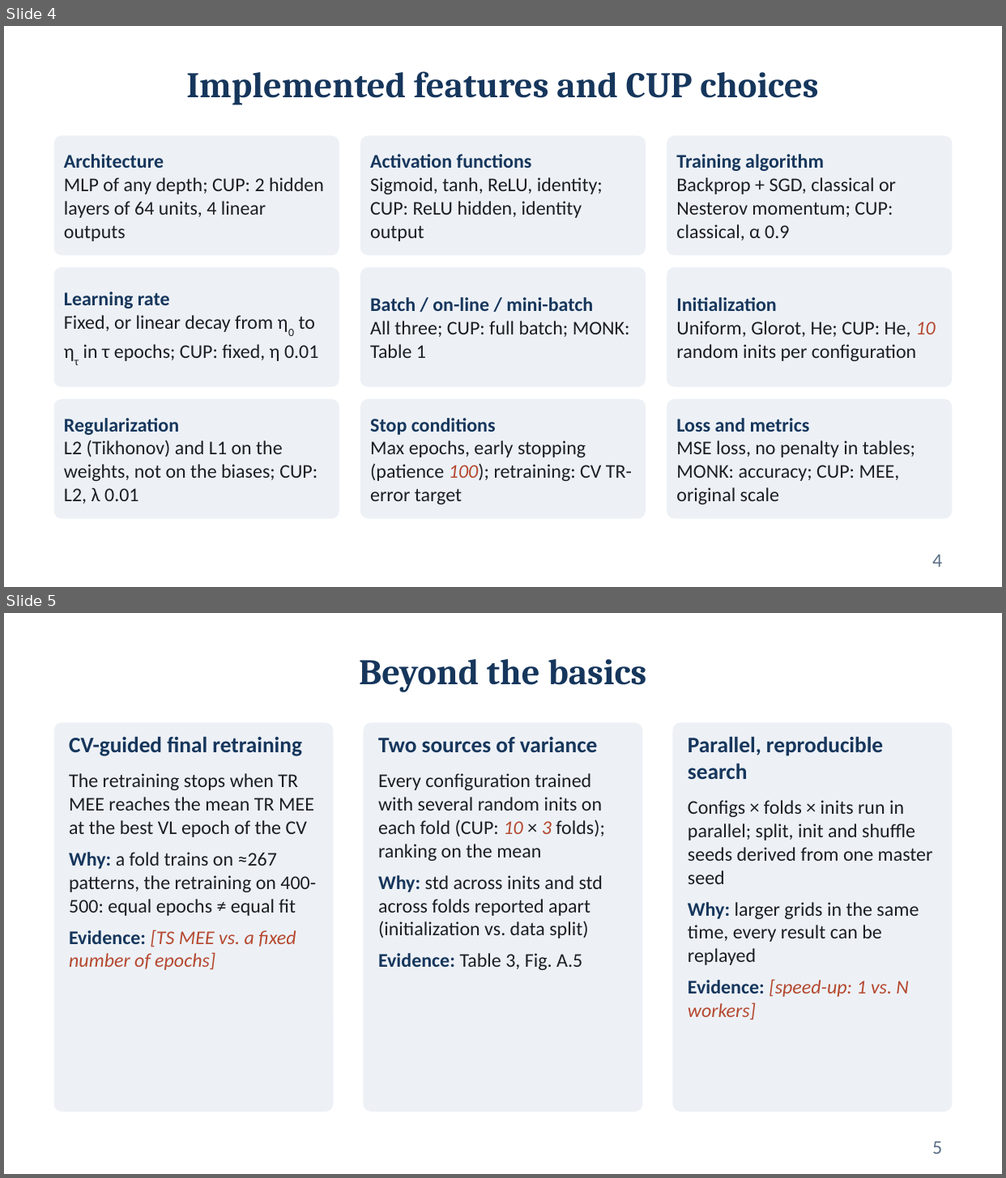
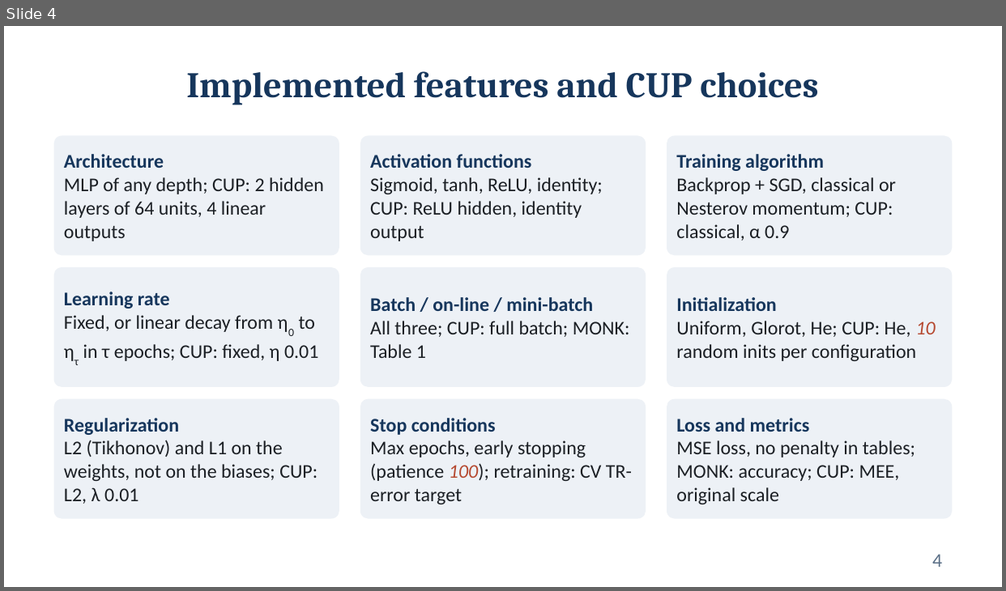
Before and after one commit to Fred-ef/ml_proj, a slide deck: Federico_Cristofaro_ML-2025_slides.pptx. Shown one above the other, each under a label of ours: slides 4 and 5 before the commit, slide 4 after it. The pictures are 1006x1178 and 1006x591 pixels, drawn with LibreOffice and Linux fonts; fonts in the diff are those of the drawing. Boxes give left, top, right and bottom in pixels: in the first picture for what was removed or moved away, otherwise in the second. Text is boxed around its words. In the diff, an @@ line names an element or a change of style, - is before the commit and + after.

```diff
--- a/Federico_Cristofaro_ML-2025_slides.pptx
+++ b/Federico_Cristofaro_ML-2025_slides.pptx
@@ slide 5 removed at (4,613,1002,1174), background #FFFFFF @@
@@ title removed at (359,659,647,692) @@
-Beyond the basics
@@ rounded rectangle removed at (54,723,334,1112) @@
@@ rounded rectangle removed at (364,723,642,1112) @@
@@ rounded rectangle removed at (672,723,952,1112) @@
@@ text removed at (69,736,316,970) @@
-CV-guided final retraining
-The retraining stops when TR MEE reaches the mean TR MEE at the best VL epoch of the CV
-Why: a fold trains on ≈267 patterns, the retraining on 400-500: equal epochs ≠ equal fit
-Evidence: [TS MEE vs. a fixed number of epochs]
@@ text removed at (378,737,605,970) @@
-Two sources of variance
-Every configuration trained with several random inits on each fold (CUP: 10 × 3 folds); ranking on the mean
-Why: std across inits and std across folds reported apart (initialization vs. data split)
-Evidence: Table 3, Fig. A.5
@@ text removed at (688,736,933,1020) @@
-Parallel, reproducible search
-Configs × folds × inits run in parallel; split, init and shuffle seeds derived from one master seed
-Why: larger grids in the same time, every result can be replayed
-Evidence: [speed-up: 1 vs. N workers]
@@ page number removed at (932,1141,942,1154) @@
-5
```
Also in this commit, not shown: 10 slides changed, 5 slides added, 9 other slides removed, 1 other file.
